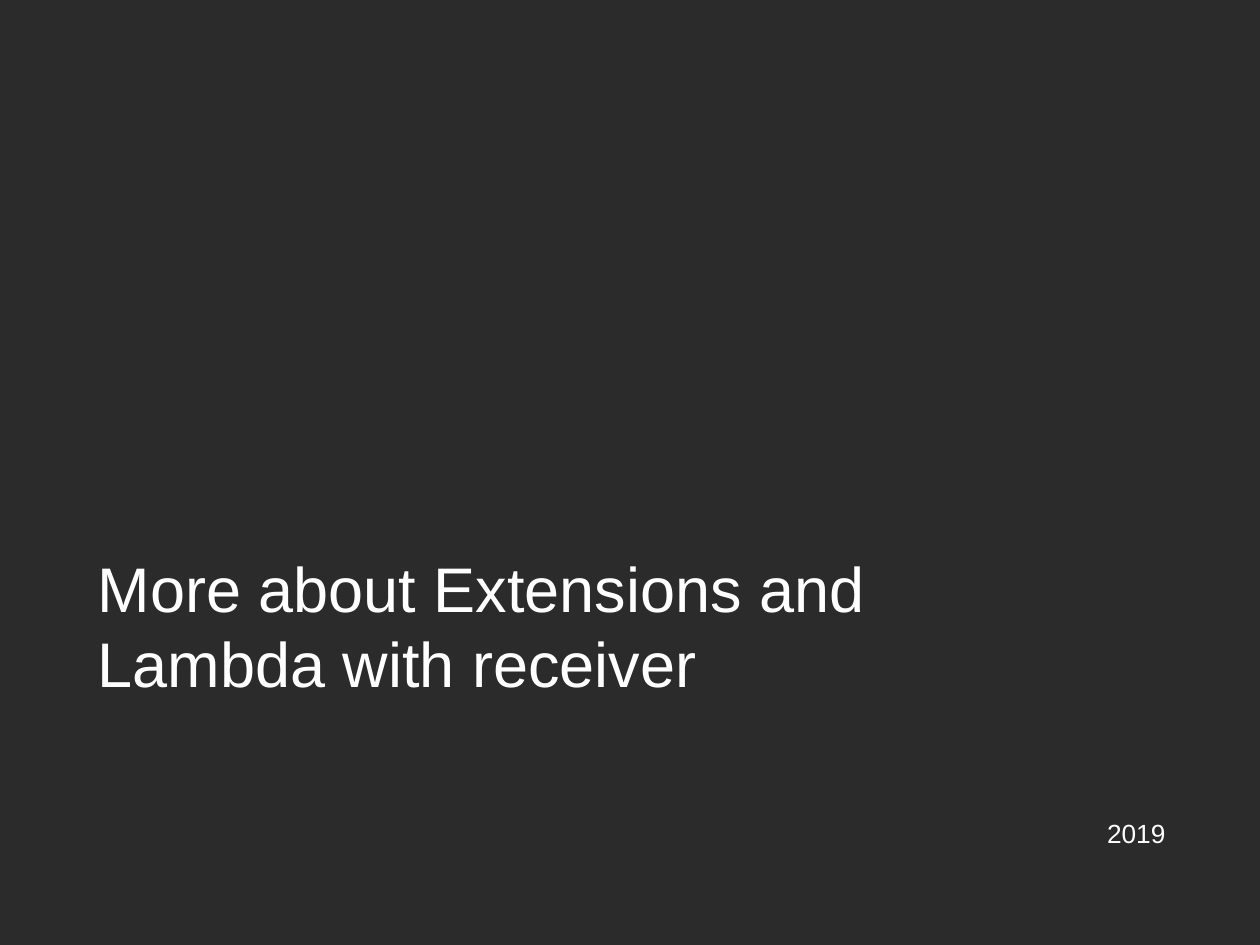
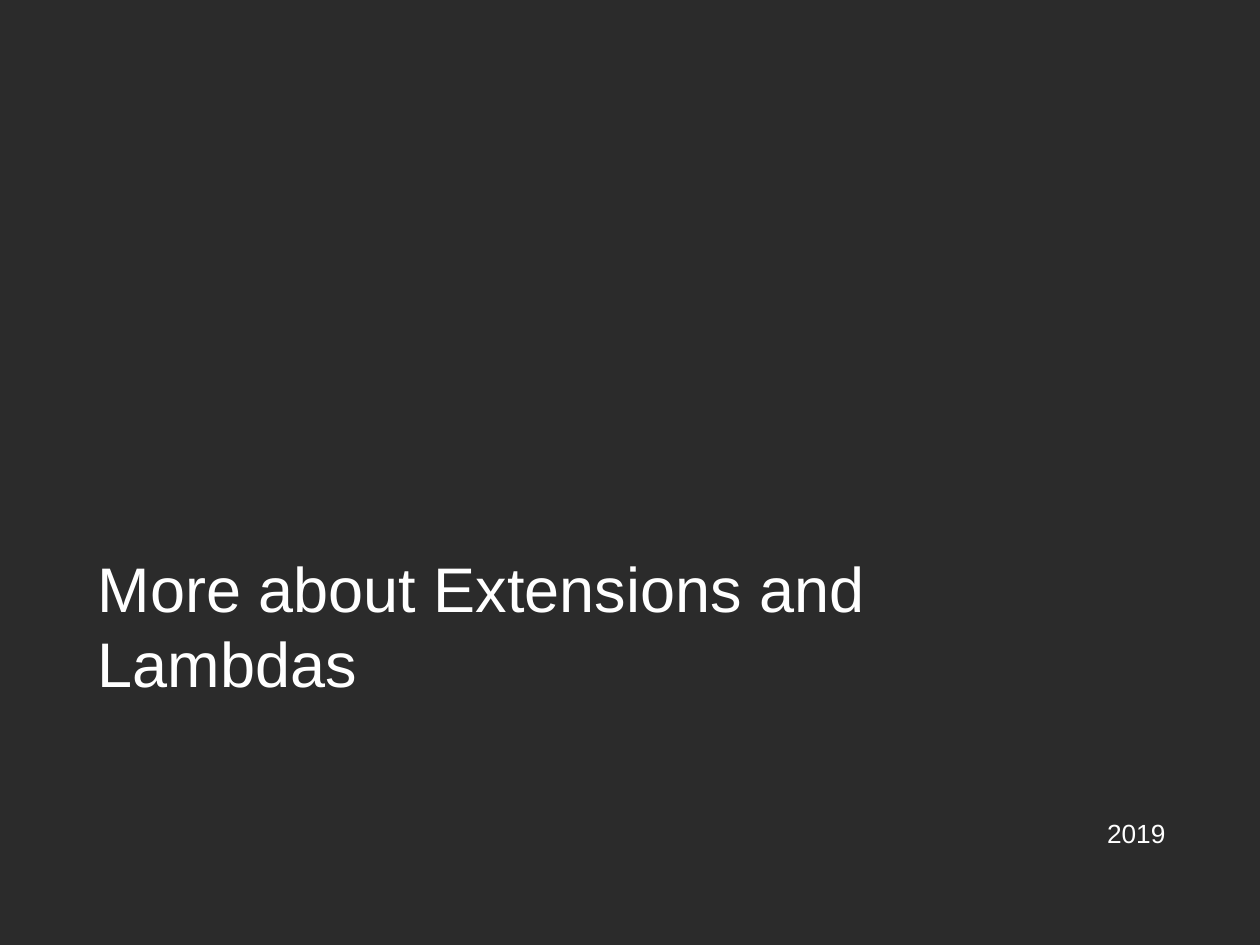
Before and after one commit to rokusjar/KotlinSkoleni, a slide deck: slide 1 of slides/Kotlin - 9. More about Extensions.pptx. Drawn at 1260x945 pixels with LibreOffice and Linux fonts; fonts in the diff are those of the drawing; background and template pictures are left out; a plain dark background stands for a picture behind light text. Boxes give left, top, right and bottom in pixels: in the first picture for what was removed or moved away, otherwise in the second. Text is boxed around its words. In the diff, an @@ line names an element or a change of style, - is before the commit and + after.

Commit message:
slides - 9 more extensions - noinline

```diff
--- a/slides/Kotlin - 9. More about Extensions.pptx
+++ b/slides/Kotlin - 9. More about Extensions.pptx
@@ text at [98, 566, 864, 688]: text changed @@
-More about Extensions and Lambda with receiver
+More about Extensions and Lambdas
```
Also in this commit, not shown: 1 slide added.
